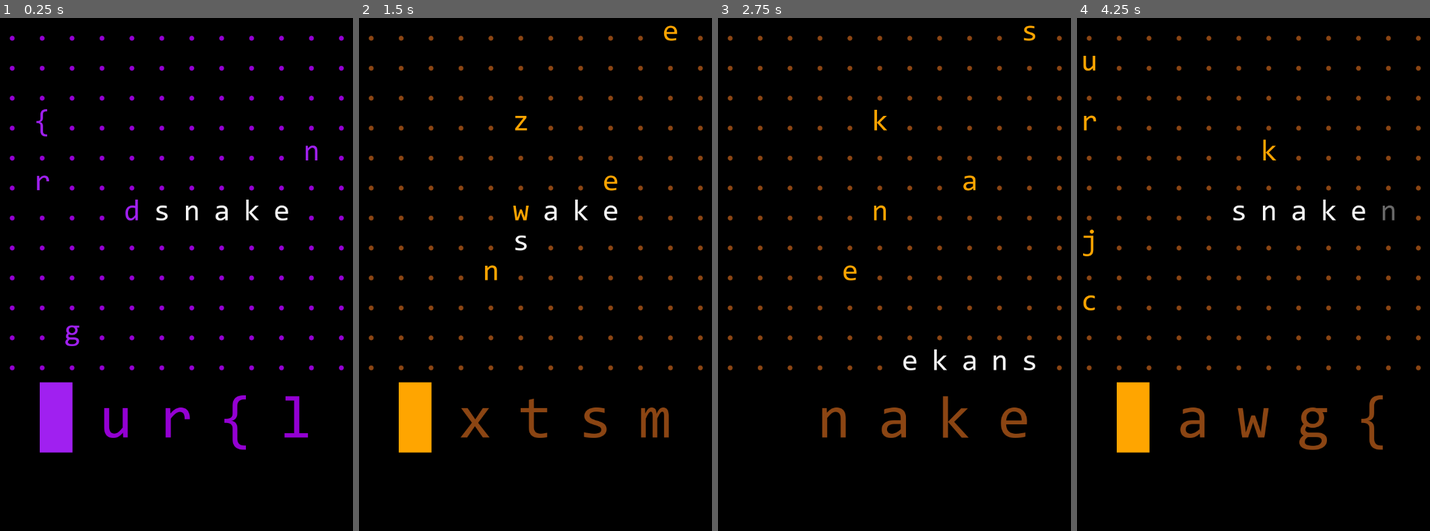
Above: before the commit, frames 1-4 (left to right).
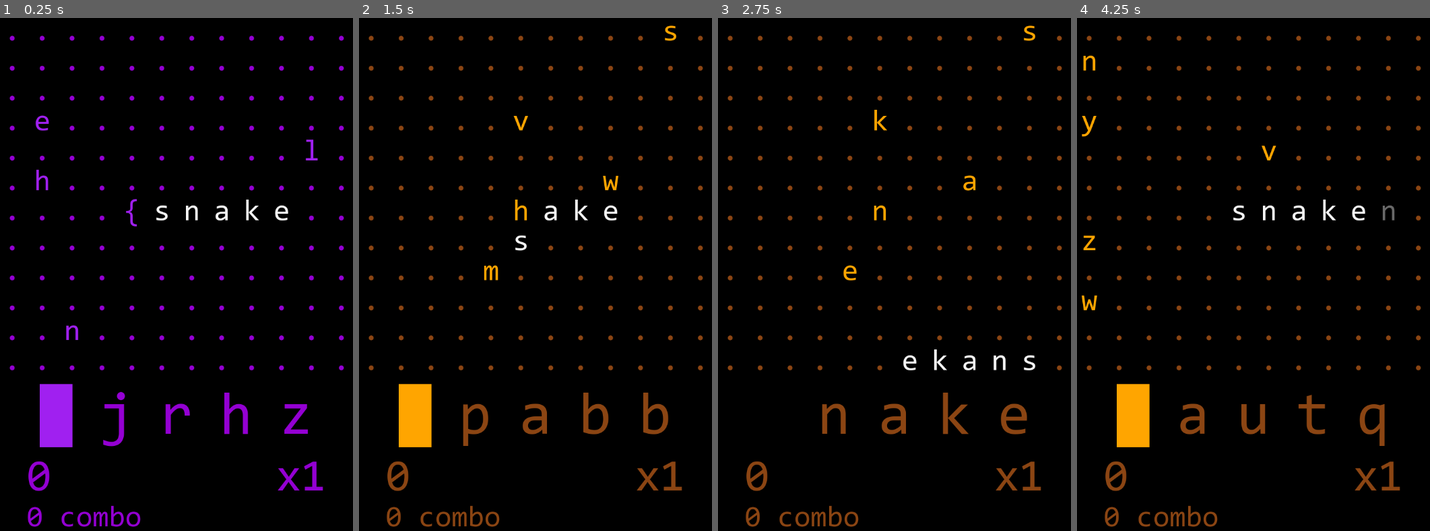
Above: after the commit, the same moments.

Repository: robro/snake_words_gd
Game: Godot game, scene res://scene/gameplay/gameplay.tscn
The game is run twice, just before and just after one commit, with the same random seed, the same clock (stepped at 60 frames per second) and the same inputs.
Inputs:
- Up to frame 1 (0.25 s): no input
- Up to frame 2 (1.5 s): hold Right (Right) 0.53-1.28 s; hold Down (Down) from 1.28 s (still down)
- Up to frame 3 (2.75 s): release Down (Down) at 2.03 s; hold Right (Right) from 2.03 s (still down)
- Up to frame 4 (4.25 s): release Right (Right) at 2.78 s; hold Up (Up) 2.78-3.53 s; hold Left (Left) from 3.53 s (still down)

The runs differ from the first frame. In frame 1, 2.7% of the frame differs, in the area x 7-92%, y 17-100%; in frame 2, 2.7%; in frame 3, 1.7%; in frame 4, 2.8%, in the area x 1-92%, y 7-100%.

Commit message:
Add score, combo, and multiplier

Diff:
--- /dev/null
+++ b/font/cursor_display.tres
@@ -0,0 +1,8 @@
+[gd_resource type="FontVariation" load_steps=2 format=3 uid="uid://ks11ym86ydqj"]
+
+[ext_resource type="FontFile" uid="uid://b7sdg80udjhpk" path="res://font/consola.ttf" id="1_1l0i3"]
+
+[resource]
+base_font = ExtResource("1_1l0i3")
+variation_transform = Transform2D(1, 0, 0, 0.9, 0, 0)
+spacing_glyph = 58
--- a/global.gd
+++ b/global.gd
@@ -1,4 +1,7 @@
 extends Node
+
+const base_points : int = 10
+const max_multiplier : int = 8
 
 var target_word := "snake"
 var partial_word := ""
--- a/object/food/food_spawner.gd
+++ b/object/food/food_spawner.gd
@@ -8,6 +8,7 @@
 
 func _ready():
 	child_order_changed.connect(_on_child_order_changed)
+
 
 func positions() -> Array:
 	return get_children().map(func(c): return c._pos)
--- a/scene/gameplay/gameplay.gd
+++ b/scene/gameplay/gameplay.gd
@@ -4,7 +4,6 @@
 @onready var food_spawner : FoodSpawner = $FoodSpawner
 @onready var snake : Snake = $Snake
 @onready var grid : Grid = $Grid
-@onready var cursor : Label = $WordContainer/Cursor
 
 
 func _init():
@@ -40,16 +39,29 @@
 		snake.append(Cell.new(food._char, food._color))
 		Global.partial_word += food._char
 		food_spawner.remove(food)
-		cursor.reset()
 
 		if not Global.target_word.begins_with(Global.partial_word):
 			food_spawner.clear()
 			# go to wrong word state
+			Global.multiplier = 1
+			Global.combo = 0
 			init_board()
 		elif Global.partial_word == Global.target_word:
+			Global.multiplier = min(Global.multiplier * 2, Global.max_multiplier)
+			Global.combo += 1
+			Global.max_combo = max(Global.combo, Global.max_combo)
+			Global.score += Global.base_points * Global.multiplier
 			# go to correct word state
 			init_board()
+		else:
+			Global.combo += 1
+			Global.max_combo = max(Global.combo, Global.max_combo)
+			Global.score += Global.base_points * Global.multiplier
 
 
 func _on_snake_collided():
+	Global.score = 0
+	Global.combo = 0
+	Global.max_combo = 0
+	Global.multiplier = 1
 	get_tree().reload_current_scene()
--- a/scene/gameplay/gameplay.tscn
+++ b/scene/gameplay/gameplay.tscn
@@ -1,14 +1,18 @@
-[gd_scene load_steps=10 format=3 uid="uid://oun5bmabme7x"]
+[gd_scene load_steps=14 format=3 uid="uid://oun5bmabme7x"]
 
 [ext_resource type="Script" path="res://scene/gameplay/gameplay.gd" id="1_dewvt"]
 [ext_resource type="Script" path="res://render/grid.gd" id="2_6iphj"]
 [ext_resource type="FontFile" uid="uid://b7sdg80udjhpk" path="res://font/consola.ttf" id="3_pr5mj"]
 [ext_resource type="Script" path="res://object/snake/snake.gd" id="5_56jgj"]
 [ext_resource type="Script" path="res://object/food/food_spawner.gd" id="5_lgauy"]
+[ext_resource type="FontVariation" uid="uid://ks11ym86ydqj" path="res://font/cursor_display.tres" id="6_cf0q0"]
 [ext_resource type="Script" path="res://ui/cursor.gd" id="6_ea0cs"]
 [ext_resource type="Script" path="res://ui/target_word.gd" id="6_lmplr"]
 [ext_resource type="FontVariation" uid="uid://b0nb7fckni6g4" path="res://font/word_display.tres" id="6_ykckc"]
 [ext_resource type="Script" path="res://ui/partial_word.gd" id="7_0cymb"]
+[ext_resource type="Script" path="res://ui/score.gd" id="10_ruwr3"]
+[ext_resource type="Script" path="res://ui/combo.gd" id="11_rfld5"]
+[ext_resource type="Script" path="res://ui/multiplier.gd" id="12_rj7ui"]
 
 [node name="Gameplay" type="Node2D"]
 script = ExtResource("1_dewvt")
@@ -27,20 +31,31 @@
 z_index = 1
 script = ExtResource("5_lgauy")
 
-[node name="WordContainer" type="CenterContainer" parent="."]
-offset_top = 800.0
+[node name="HUD" type="MarginContainer" parent="."]
+offset_top = 768.0
 offset_right = 768.0
-offset_bottom = 929.0
+offset_bottom = 1152.0
+theme_override_constants/margin_left = 64
+theme_override_constants/margin_top = 24
+theme_override_constants/margin_right = 64
 
-[node name="Cursor" type="Label" parent="WordContainer"]
+[node name="Stack" type="VBoxContainer" parent="HUD"]
+layout_mode = 2
+theme_override_constants/separation = 16
+
+[node name="Word" type="CenterContainer" parent="HUD/Stack"]
+layout_mode = 2
+size_flags_vertical = 0
+
+[node name="Cursor" type="Label" parent="HUD/Stack/Word"]
 z_index = 2
 layout_mode = 2
-theme_override_fonts/font = ExtResource("6_ykckc")
+theme_override_fonts/font = ExtResource("6_cf0q0")
 theme_override_font_sizes/font_size = 128
 text = "█    "
 script = ExtResource("6_ea0cs")
 
-[node name="PartialWord" type="Label" parent="WordContainer"]
+[node name="PartialWord" type="Label" parent="HUD/Stack/Word"]
 z_index = 1
 layout_mode = 2
 theme_override_fonts/font = ExtResource("6_ykckc")
@@ -48,12 +63,42 @@
 text = "snake"
 script = ExtResource("7_0cymb")
 
-[node name="TargetWord" type="Label" parent="WordContainer"]
+[node name="TargetWord" type="Label" parent="HUD/Stack/Word" node_paths=PackedStringArray("food_spawner")]
 layout_mode = 2
 theme_override_fonts/font = ExtResource("6_ykckc")
 theme_override_font_sizes/font_size = 128
 text = "snake"
 script = ExtResource("6_lmplr")
+food_spawner = NodePath("../../../../FoodSpawner")
+
+[node name="Split" type="HSplitContainer" parent="HUD/Stack"]
+layout_mode = 2
+
+[node name="Stack" type="VBoxContainer" parent="HUD/Stack/Split"]
+layout_mode = 2
+
+[node name="Score" type="Label" parent="HUD/Stack/Split/Stack"]
+layout_mode = 2
+theme_override_fonts/font = ExtResource("3_pr5mj")
+theme_override_font_sizes/font_size = 96
+text = "0"
+script = ExtResource("10_ruwr3")
+
+[node name="Combo" type="Label" parent="HUD/Stack/Split/Stack"]
+layout_mode = 2
+theme_override_fonts/font = ExtResource("3_pr5mj")
+theme_override_font_sizes/font_size = 64
+text = "0 combo"
+script = ExtResource("11_rfld5")
+
+[node name="Multiplier" type="Label" parent="HUD/Stack/Split"]
+layout_mode = 2
+size_flags_horizontal = 8
+size_flags_vertical = 0
+theme_override_fonts/font = ExtResource("3_pr5mj")
+theme_override_font_sizes/font_size = 96
+text = "x1"
+script = ExtResource("12_rj7ui")
 
 [node name="Background" type="ColorRect" parent="."]
 z_index = -5
--- /dev/null
+++ b/ui/combo.gd
@@ -0,0 +1,9 @@
+extends Label
+
+
+func _ready():
+	add_theme_color_override("font_color", Palette.secondary)
+
+
+func _process(_delta):
+	text = str(Global.combo) + " combo"
--- a/ui/cursor.gd
+++ b/ui/cursor.gd
@@ -11,7 +11,10 @@
 
 
 func _process(_delta):
-	text = "█".lpad(Global.partial_word.length() + 1).rpad(Global.target_word.length())
+	var new_text = "█".lpad(Global.partial_word.length() + 1).rpad(Global.target_word.length())
+	if new_text != text:
+		text = new_text
+		reset()
 
 
 func blink():
--- /dev/null
+++ b/ui/multiplier.gd
@@ -0,0 +1,9 @@
+extends Label
+
+
+func _ready():
+	add_theme_color_override("font_color", Palette.secondary)
+
+
+func _process(_delta):
+	text = "x" + str(Global.multiplier)
--- /dev/null
+++ b/ui/score.gd
@@ -0,0 +1,15 @@
+extends Label
+
+## Points per second
+@export var tally_rate : float = 100.0
+
+var tally_score : float = 0.0
+
+
+func _ready():
+	add_theme_color_override("font_color", Palette.secondary)
+
+
+func _process(delta):
+	tally_score = min(Global.score, tally_score + tally_rate * delta)
+	text = str(int(tally_score))
--- a/ui/target_word.gd
+++ b/ui/target_word.gd
@@ -1,9 +1,10 @@
 extends Label
 
-@onready var food_spawner = $"../../FoodSpawner"
+@export var food_spawner : FoodSpawner
 
 
 func _ready():
+	assert(food_spawner is FoodSpawner)
 	add_theme_color_override("font_color", Palette.secondary)
 
 
@@ -13,6 +14,6 @@
 			.lpad(Global.target_word.length()))
 	else:
 		var scrambled = ""
-		for food : Food in food_spawner.get_children():
-			scrambled += food.char()
+		for _i in Global.target_word.length():
+			scrambled += char(randi_range(0, 25) + 97)
 		text = scrambled
